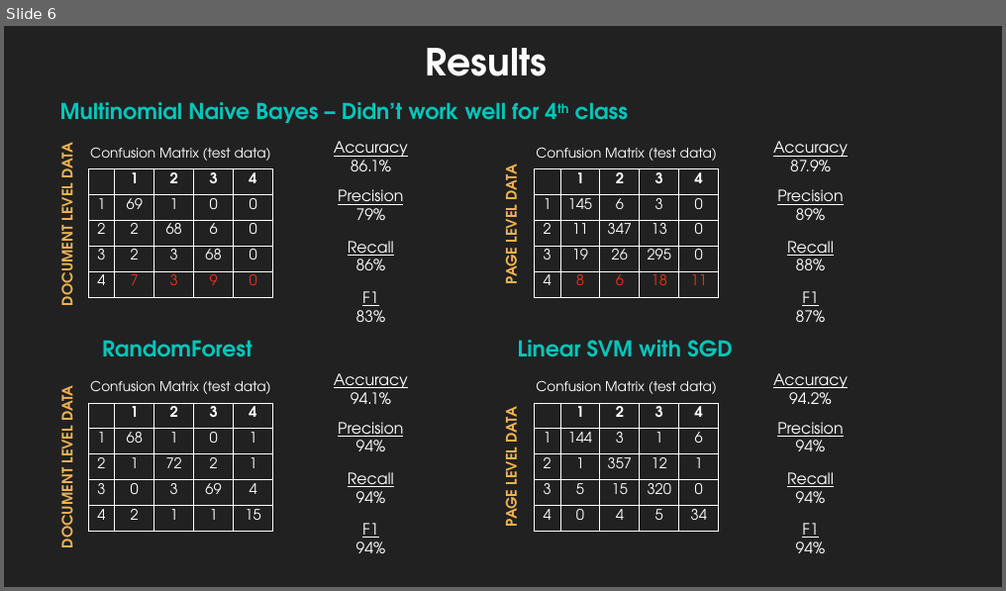
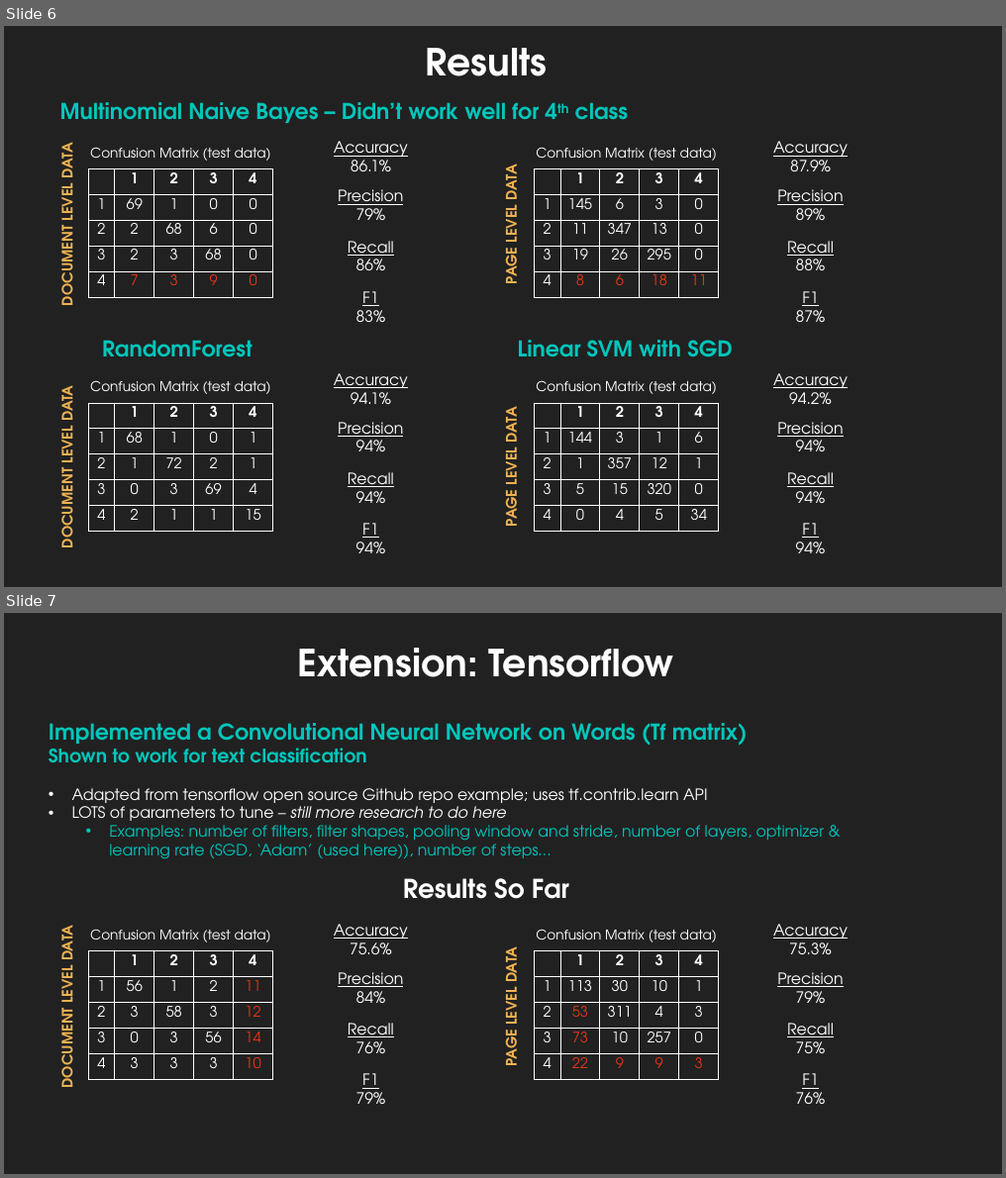
Before and after one commit to sierra073/DS-SF-31-sierra073, a slide deck: Final_Project/FP_3/Classifying Medical Documents.pptx. Shown one above the other, each under a label of ours: slide 6 before the commit, slides 6 and 7 after it. The pictures are 1006x591 and 1006x1178 pixels, drawn with LibreOffice and Linux fonts; fonts in the diff are those of the drawing. Boxes give left, top, right and bottom in pixels: in the first picture for what was removed or moved away, otherwise in the second. Text is boxed around its words. In the diff, an @@ line names an element or a change of style, - is before the commit and + after.

```diff
--- a/Final_Project/FP_3/Classifying Medical Documents.pptx
+++ b/Final_Project/FP_3/Classifying Medical Documents.pptx
@@ slide 7 added at (4,613,1002,1174), background #212121 @@
@@ text added at (298,648,674,677), 36 pt, text #FEFEFE, bold @@
+Extension: Tensorflow
@@ text added at (49,723,825,860), 15 pt, text #00C6BB @@
+Implemented a Convolutional Neural Network on Words (Tf matrix)
+Shown to work for text classification
+• Adapted from tensorflow open source Github repo example; uses tf.contrib.learn API
+• LOTS of parameters to tune – still more research to do here
+  • Examples: number of filters, filter shapes, pooling window and stride, number of layers, optimizer & learning rate (SGD, ‘Adam’ (used here)), number of steps…
@@ text added at (403,878,569,899), 25 pt, text #FEFEFE, bold @@
+Results So Far
@@ text added at (54,928,79,1087), 14 pt, text #EFB251, bold @@
+DOCUMENT LEVEL DATA
@@ text added at (90,929,271,943), 13 pt, text #FFFFFF @@
+Confusion Matrix (test data)
@@ text added at (334,924,408,955), 15 pt, text #FFFFFF, underline @@
+Accuracy
+75.6%
@@ text added at (536,929,717,943), 13 pt, text #FFFFFF @@
+Confusion Matrix (test data)
@@ text added at (773,924,847,955), 15 pt, text #FFFFFF, underline @@
+Accuracy
+75.3%
@@ table added at (88,952,273,1079), 5 rows, 5 columns @@
+ | 1 | 2 | 3 | 4
+1 | 56 | 1 | 2 | 11
+2 | 3 | 58 | 3 | 12
+3 | 0 | 3 | 56 | 14
+4 | 3 | 3 | 3 | 10
@@ text added at (498,950,523,1065), 14 pt, text #EFB251, bold @@
+PAGE LEVEL DATA
@@ table added at (534,952,719,1079), 5 rows, 5 columns @@
+ | 1 | 2 | 3 | 4
+1 | 113 | 30 | 10 | 1
+2 | 53 | 311 | 4 | 3
+3 | 73 | 10 | 257 | 0
+4 | 22 | 9 | 9 | 3
@@ text added at (338,972,403,1003), 15 pt, text #FFFFFF, underline @@
+Precision
+84%
@@ text added at (777,972,843,1003), 15 pt, text #FFFFFF, underline @@
+Precision
+79%
@@ text added at (348,1023,394,1054), 15 pt, text #FFFFFF, underline @@
+Recall
+76%
@@ text added at (787,1023,834,1054), 15 pt, text #FFFFFF, underline @@
+Recall
+75%
@@ text added at (356,1073,386,1104), 15 pt, text #FFFFFF @@
+F1
+79%
@@ text added at (796,1073,826,1104), 15 pt, text #FFFFFF @@
+F1
+76%
```
Also in this commit, not shown: 3 slides changed, 1 other slide added, 1 slide removed.
